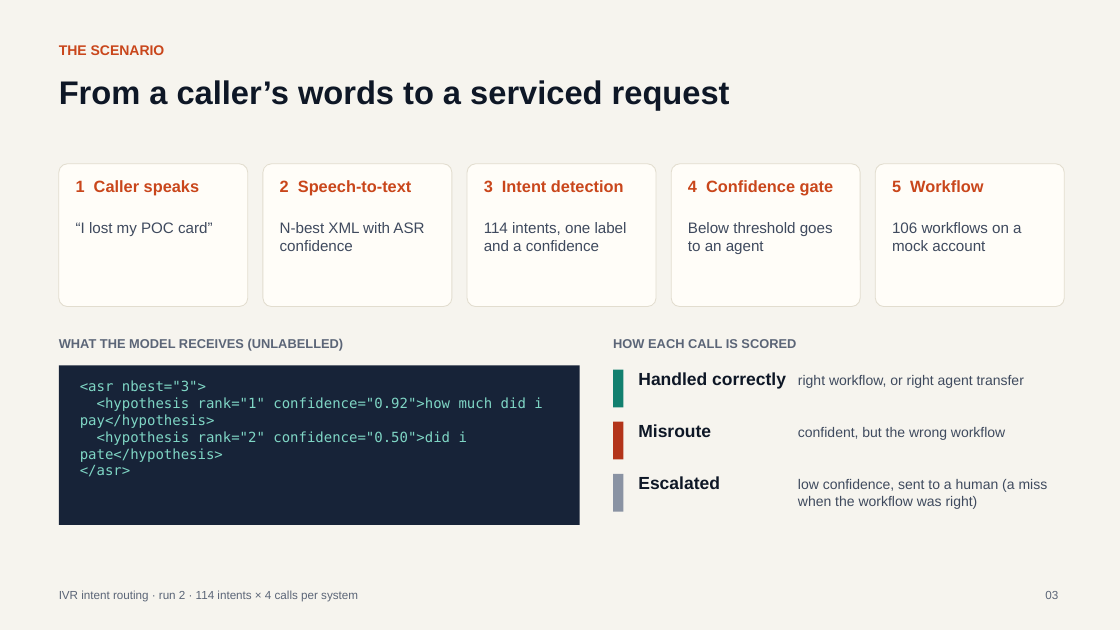
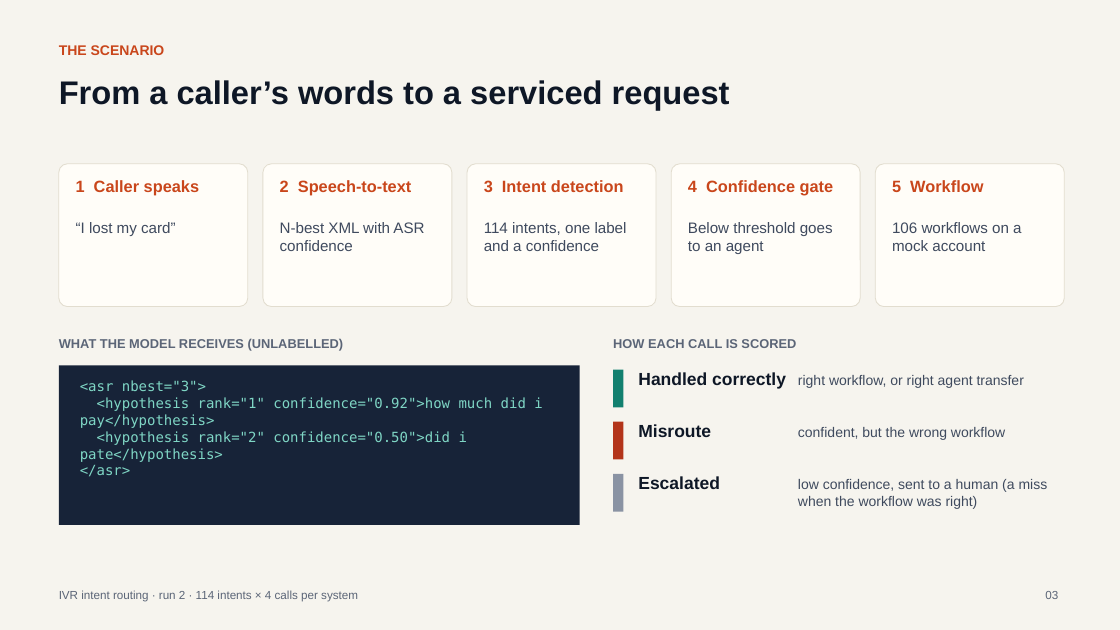
Before and after one commit to GopalAlag/FrontierLLMvsJEV, a slide deck: slide 3 of JEV_IVR_Intent_Routing_Deck.pptx. Drawn at 1120x630 pixels with LibreOffice and Linux fonts; fonts in the diff are those of the drawing. Boxes give left, top, right and bottom in pixels: in the first picture for what was removed or moved away, otherwise in the second. Text is boxed around its words. In the diff, an @@ line names an element or a change of style, - is before the commit and + after.

```diff
--- a/JEV_IVR_Intent_Routing_Deck.pptx
+++ b/JEV_IVR_Intent_Routing_Deck.pptx
@@ text at <box>76,222,175,236</box>: text changed @@
-“I lost my POC card”
+“I lost my card”
```
Also in this commit, not shown: 26 other files.
